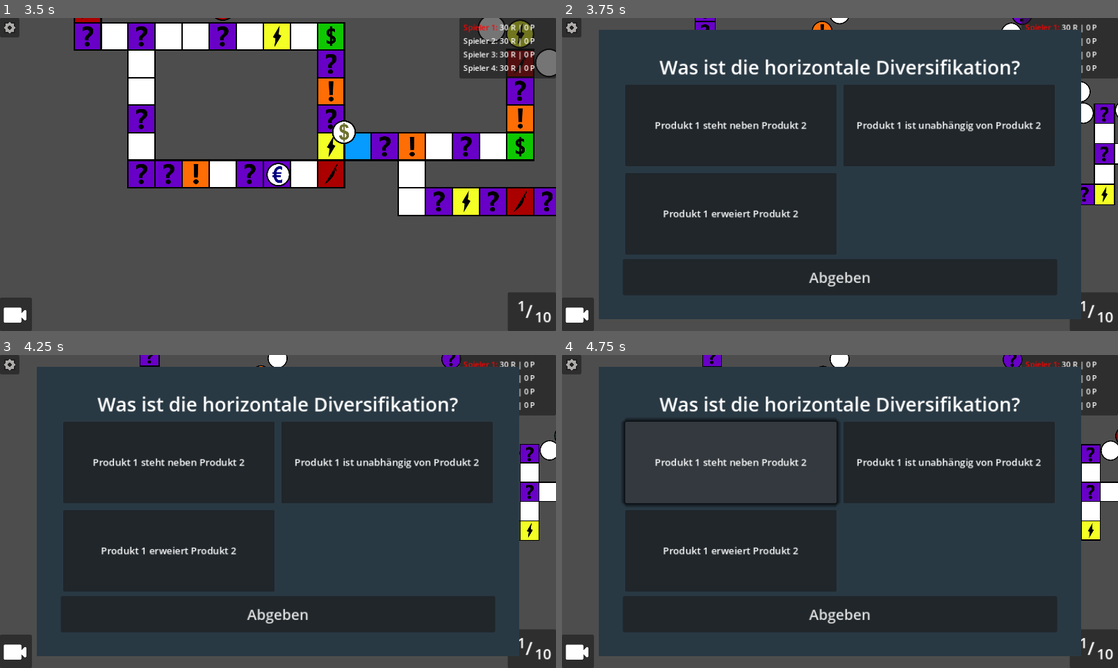
Above: before the commit, frames 1-4 (two rows, left to right).
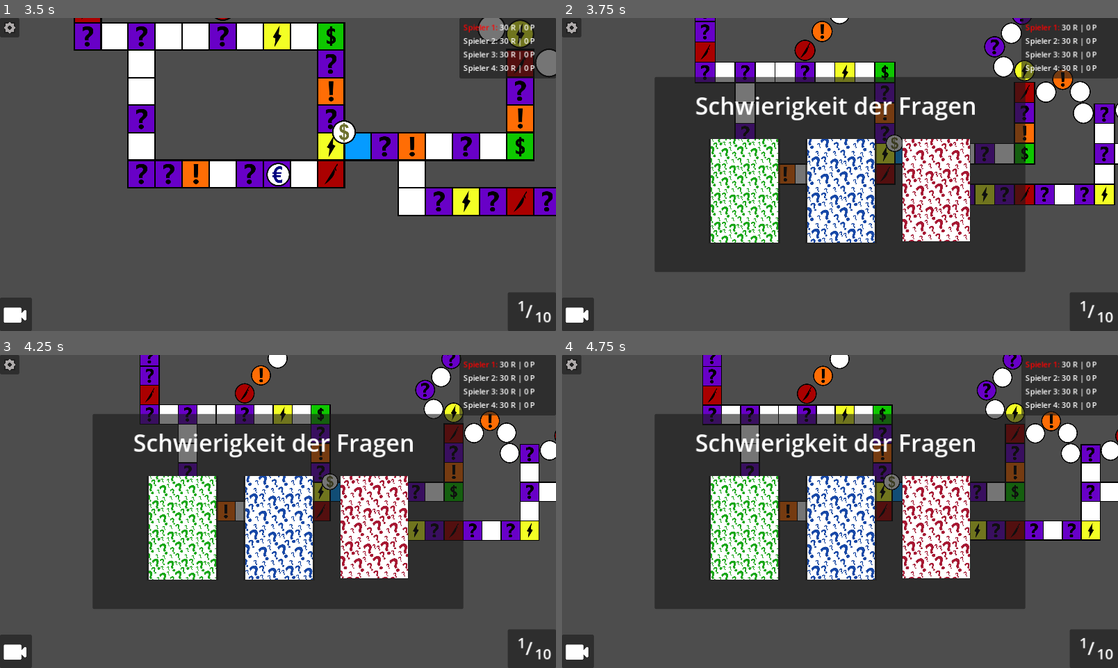
Above: after the commit, the same moments.

Repository: hfxbse/mparty
Game: Godot game, scene res://main/main.tscn
The game is run twice, just before and just after one commit, with the same random seed, the same clock (stepped at 60 frames per second) and the same inputs.
Inputs (mouse positions are in pixels of both pictures, inside the frame that each line leads up to):
- Up to frame 1 (3.5 s): click "ok" at 0.5 s; click (16, 315) at 1.25 s; click (16, 315) at 2 s; click (278, 202) at 2.75 s
- Up to frame 2 (3.75 s): click (578, 315) at 3.5 s
- Up to frame 3 (4.25 s): no input
- Up to frame 4 (4.75 s): click (728, 461) at 4.25 s, where only the run before the commit has a clickable "Produkt 1 steht neben Produkt…"

Frame 1 is identical in both runs. In frame 2, 56% of the frame differs, in the area x 6-94%, y 3-97%; in frame 3, 56%; in frame 4, 57%, in the area x 0-94%, y 3-98%.

Commit message:
Add question difficulty picker
PR #45

Diff:
--- a/map/field_types/question/question.gd
+++ b/map/field_types/question/question.gd
@@ -4,9 +4,14 @@
 
 func event(player : Player):
 	var question_panel = preload("res://question_panel/question_panel.tscn").instantiate()
+	var question_difficulty = preload("res://question_difficulty/question_difficulty.tscn").instantiate()
+	add_child(question_difficulty)
+	var difficulty = await question_difficulty.difficulty
+	remove_child(question_difficulty)
+
 	add_child(question_panel)
 
-	var result = await question_panel.display_question(Question.Difficulty.EASY)
+	var result = await question_panel.display_question(difficulty)
 	if result:
 		print("right answer")
 	else:
--- /dev/null
+++ b/question_difficulty/question_difficulty.gd
@@ -0,0 +1,15 @@
+extends CanvasLayer
+
+signal difficulty(diff: Question.Difficulty)
+
+
+func _on_difficulty_1_pressed():
+	difficulty.emit(Question.Difficulty.EASY)
+
+
+func _on_difficulty_2_pressed():
+	difficulty.emit(Question.Difficulty.NORMAL)
+
+
+func _on_difficulty_3_pressed():
+	difficulty.emit(Question.Difficulty.DIFFICULT)
--- /dev/null
+++ b/question_difficulty/question_difficulty.tscn
@@ -0,0 +1,90 @@
+[gd_scene load_steps=5 format=3 uid="uid://c8nj6d5xqeitp"]
+
+[ext_resource type="Script" path="res://question_difficulty/question_difficulty.gd" id="1_26qfy"]
+[ext_resource type="Texture2D" uid="uid://db3fenp32m85f" path="res://question_difficulty/pictures/easy_question_card.png" id="2_whhak"]
+[ext_resource type="Texture2D" uid="uid://cq1ma630mu5kg" path="res://question_difficulty/pictures/medium_question_card.png" id="3_fsq27"]
+[ext_resource type="Texture2D" uid="uid://4qsmg3vfwbw8" path="res://question_difficulty/pictures/difficulty_question_card.png" id="4_ncqvc"]
+
+[node name="questionDifficulty" type="CanvasLayer"]
+script = ExtResource("1_26qfy")
+
+[node name="Panel" type="Panel" parent="."]
+anchors_preset = 8
+anchor_left = 0.5
+anchor_top = 0.5
+anchor_right = 0.5
+anchor_bottom = 0.5
+offset_left = -384.0
+offset_top = -202.0
+offset_right = 384.0
+offset_bottom = 202.0
+grow_horizontal = 2
+grow_vertical = 2
+
+[node name="Label" type="Label" parent="Panel"]
+layout_mode = 1
+anchors_preset = -1
+anchor_left = 0.042
+anchor_top = 0.062
+anchor_right = 0.964
+anchor_bottom = 0.287
+offset_left = 51.744
+offset_top = 0.16
+offset_right = -56.3521
+offset_bottom = 8.16
+grow_horizontal = 2
+grow_vertical = 2
+theme_override_font_sizes/font_size = 49
+text = "Schwierigkeit der Fragen"
+
+[node name="Difficulty1" type="Button" parent="Panel"]
+layout_mode = 0
+offset_left = 112.0
+offset_top = 128.0
+offset_right = 662.0
+offset_bottom = 928.0
+scale = Vector2(0.27, 0.27)
+theme_override_colors/font_color = Color(0, 0, 0, 0)
+theme_override_colors/font_hover_color = Color(1, 1, 1, 1)
+theme_override_colors/icon_hover_color = Color(0, 0, 0, 0.2)
+theme_override_font_sizes/font_size = 130
+text = "Einfach"
+icon = ExtResource("2_whhak")
+icon_alignment = 1
+expand_icon = true
+
+[node name="Difficulty2" type="Button" parent="Panel"]
+layout_mode = 0
+offset_left = 312.0
+offset_top = 128.0
+offset_right = 862.0
+offset_bottom = 928.0
+scale = Vector2(0.27, 0.27)
+theme_override_colors/font_color = Color(0, 0, 0, 0)
+theme_override_colors/font_hover_color = Color(1, 1, 1, 1)
+theme_override_colors/icon_hover_color = Color(0, 0, 0, 0.164706)
+theme_override_font_sizes/font_size = 130
+text = "Mittel"
+icon = ExtResource("3_fsq27")
+icon_alignment = 1
+expand_icon = true
+
+[node name="Difficulty3" type="Button" parent="Panel"]
+layout_mode = 0
+offset_left = 512.0
+offset_top = 128.0
+offset_right = 1041.0
+offset_bottom = 919.0
+scale = Vector2(0.27, 0.27)
+theme_override_colors/font_color = Color(0, 0, 0, 0)
+theme_override_colors/font_hover_color = Color(1, 1, 1, 1)
+theme_override_colors/icon_hover_color = Color(0, 0, 0, 0.168627)
+theme_override_font_sizes/font_size = 130
+text = "Schwer"
+icon = ExtResource("4_ncqvc")
+icon_alignment = 1
+expand_icon = true
+
+[connection signal="pressed" from="Panel/Difficulty1" to="." method="_on_difficulty_1_pressed"]
+[connection signal="pressed" from="Panel/Difficulty2" to="." method="_on_difficulty_2_pressed"]
+[connection signal="pressed" from="Panel/Difficulty3" to="." method="_on_difficulty_3_pressed"]
Binary file added: question_difficulty/pictures/difficulty_question_card.png
Not shown, added: question_difficulty/pictures/difficulty_question_card.png.import
Binary file added: question_difficulty/pictures/easy_question_card.png
Not shown, added: question_difficulty/pictures/easy_question_card.png.import
Binary file added: question_difficulty/pictures/medium_question_card.png
Not shown, added: question_difficulty/pictures/medium_question_card.png.import
